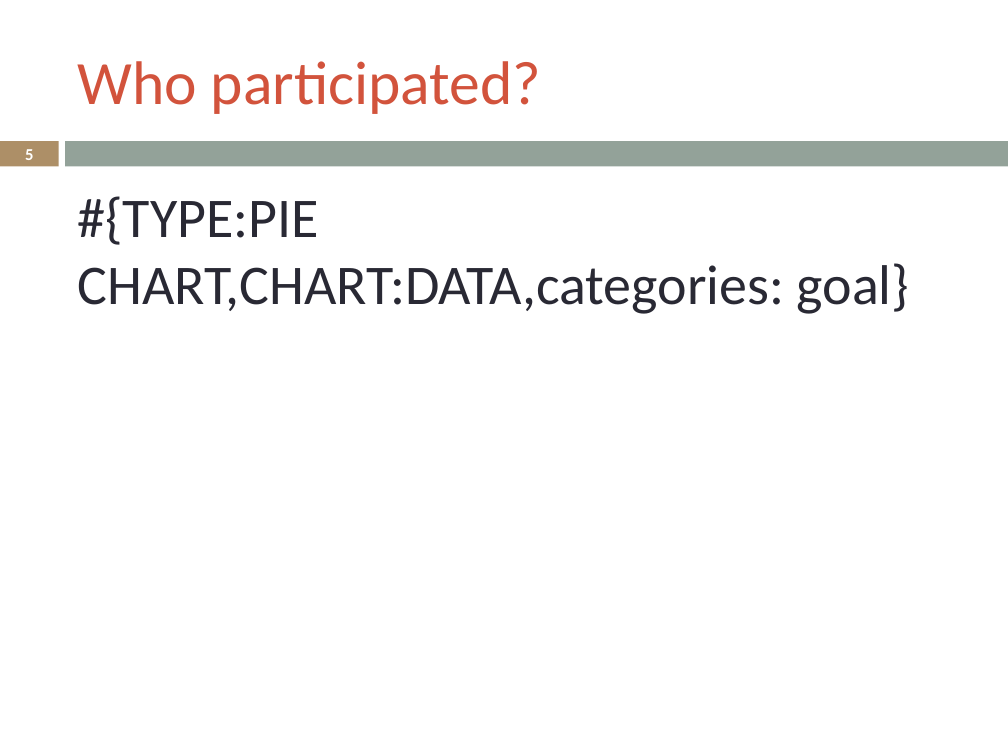
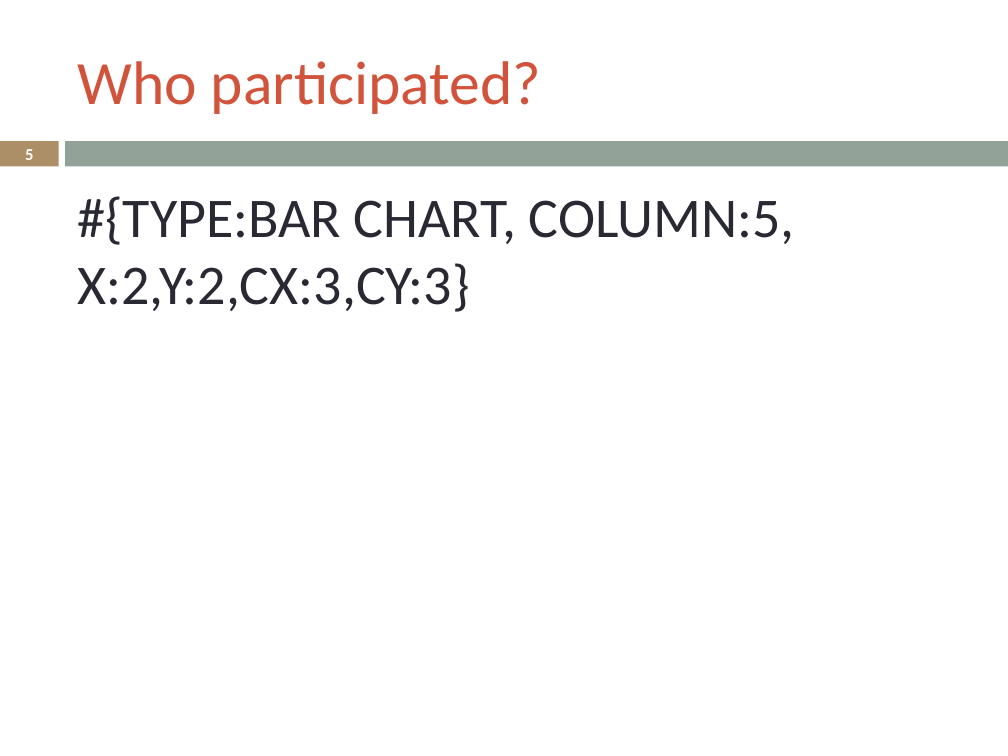
Before and after one commit to LukeSteg/LCABiometric, a slide deck: slide 5 of exampleOutput.pptx. Drawn at 1008x756 pixels with LibreOffice and Linux fonts; fonts in the diff are those of the drawing. Boxes give left, top, right and bottom in pixels: in the first picture for what was removed or moved away, otherwise in the second. Text is boxed around its words. In the diff, an @@ line names an element or a change of style, - is before the commit and + after.

```diff
--- a/exampleOutput.pptx
+++ b/exampleOutput.pptx
@@ text at (77,196,795,312): text changed @@
-#{TYPE:PIE CHART,CHART:DATA,categories: goal}
+#{TYPE:BAR CHART, COLUMN:5, X:2,Y:2,CX:3,CY:3}
```
Also in this commit, not shown: 2 other slides changed, 1 slide added, 1 slide removed, 6 other files.
